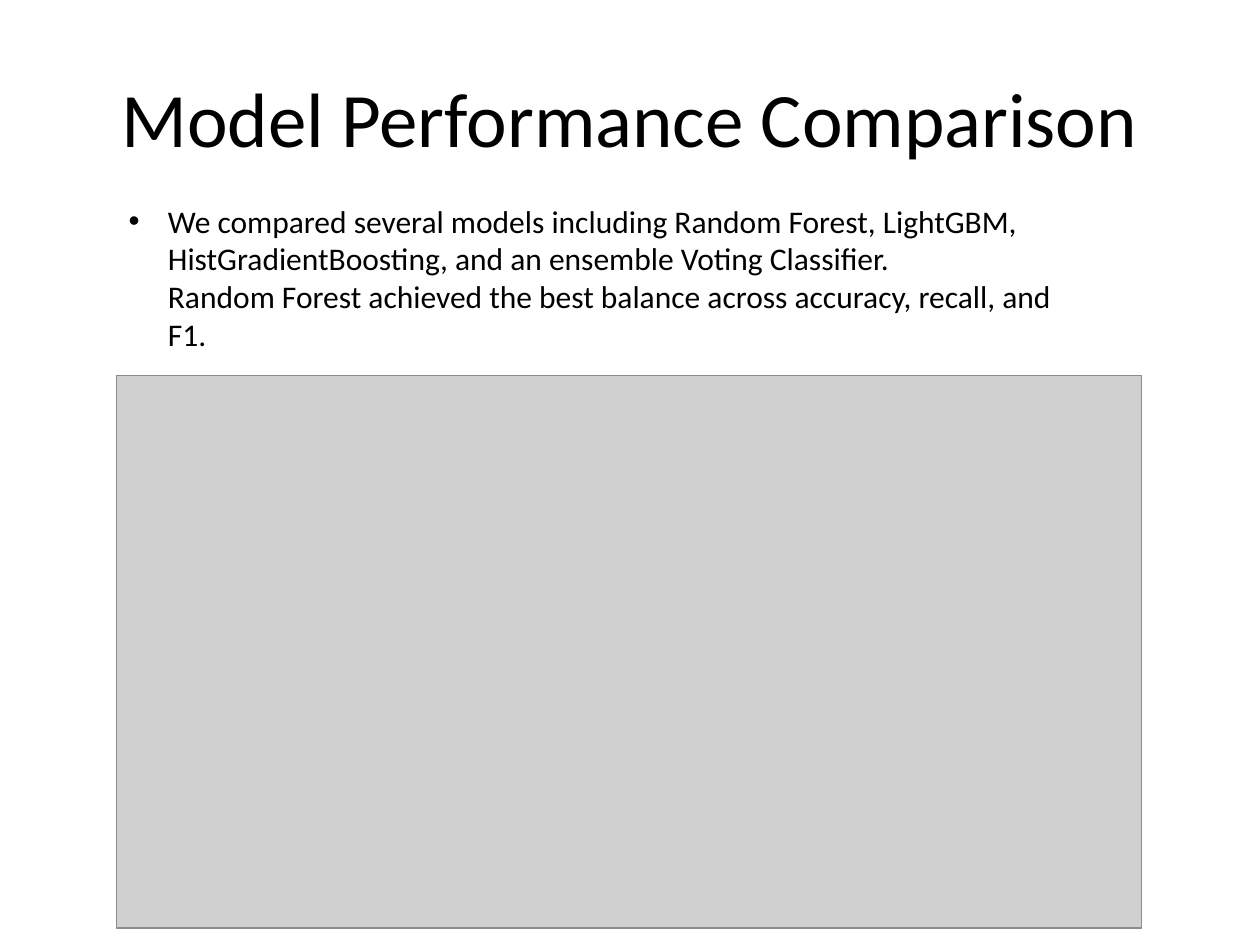
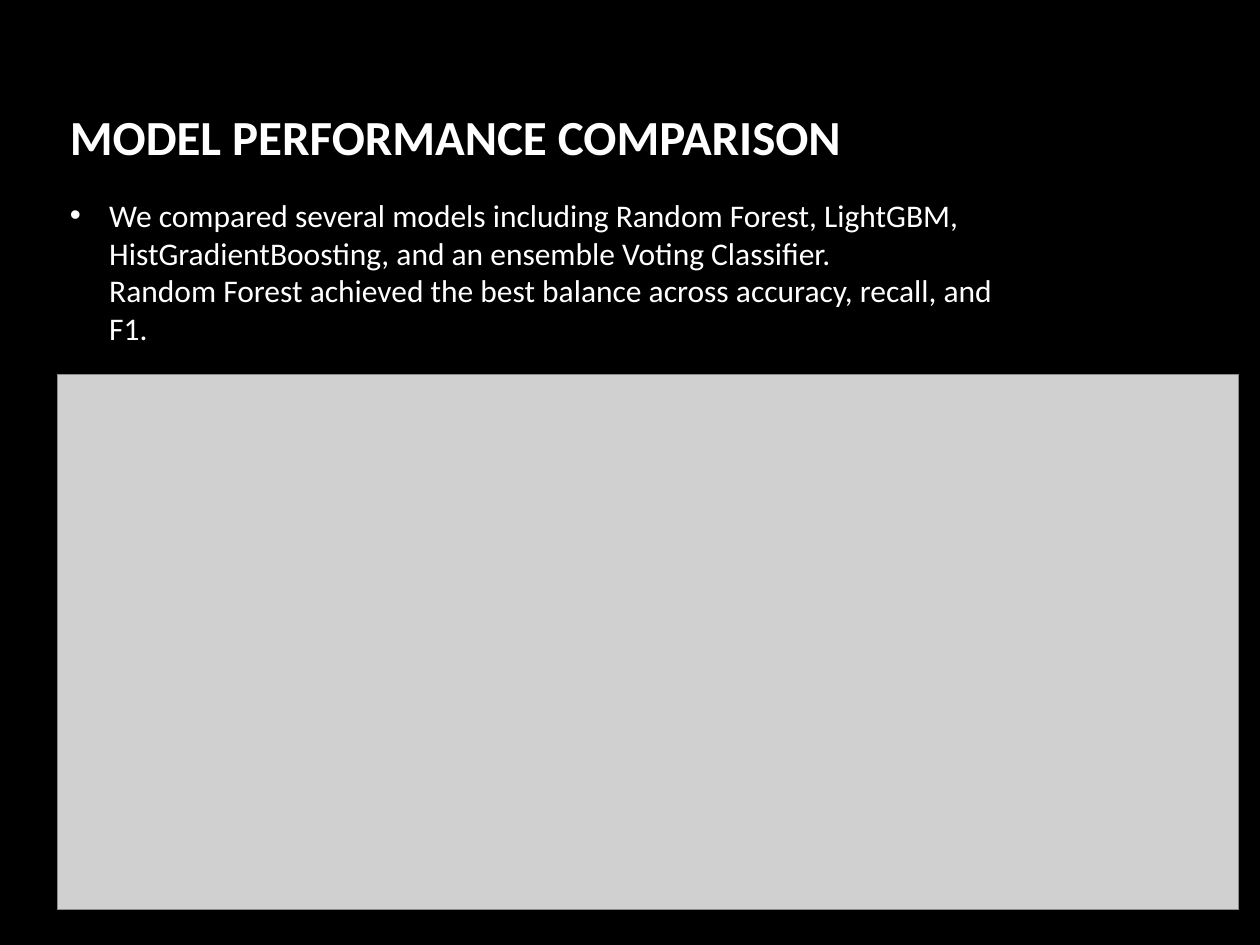
Before and after one commit to naveedakram83/diabetes-ml-2025, a slide deck: slide 15 of presentation/Diabetes_Prediction_Presentation.pptx (slide 12 before the commit). Drawn at 1260x945 pixels with LibreOffice and Linux fonts; fonts in the diff are those of the drawing; grey boxes stand for pictures; background and template pictures are left out. Boxes give left, top, right and bottom in pixels: in the first picture for what was removed or moved away, otherwise in the second. Text is boxed around its words. In the diff, an @@ line names an element or a change of style, - is before the commit and + after.

```diff
--- a/presentation/Diabetes_Prediction_Presentation.pptx
+++ b/presentation/Diabetes_Prediction_Presentation.pptx
@@ background #FFFFFF to picture (left out) @@
@@ title at (x1=70, y1=123, x2=841, y2=156): text changed; size 44 to 28 pt; text colour #000000 to #FFFFFF; bold on @@
-Model Performance Comparison
+MODEL PERFORMANCE COMPARISON
@@ text "We compared several models including ..." moved from (x1=168, y1=211, x2=1050, y2=347) to (x1=109, y1=205, x2=992, y2=341) @@
@@ text "We compared several models including ..." at (x1=109, y1=205, x2=992, y2=341): text colour #000000 to #FFFFFF @@
@@ picture resized from (x1=116, y1=375, x2=1142, y2=927) to (x1=57, y1=374, x2=1239, y2=910) @@
```
Also in this commit, not shown: 14 other slides changed, 8 slides added, 3 slides removed, 6 other files.
